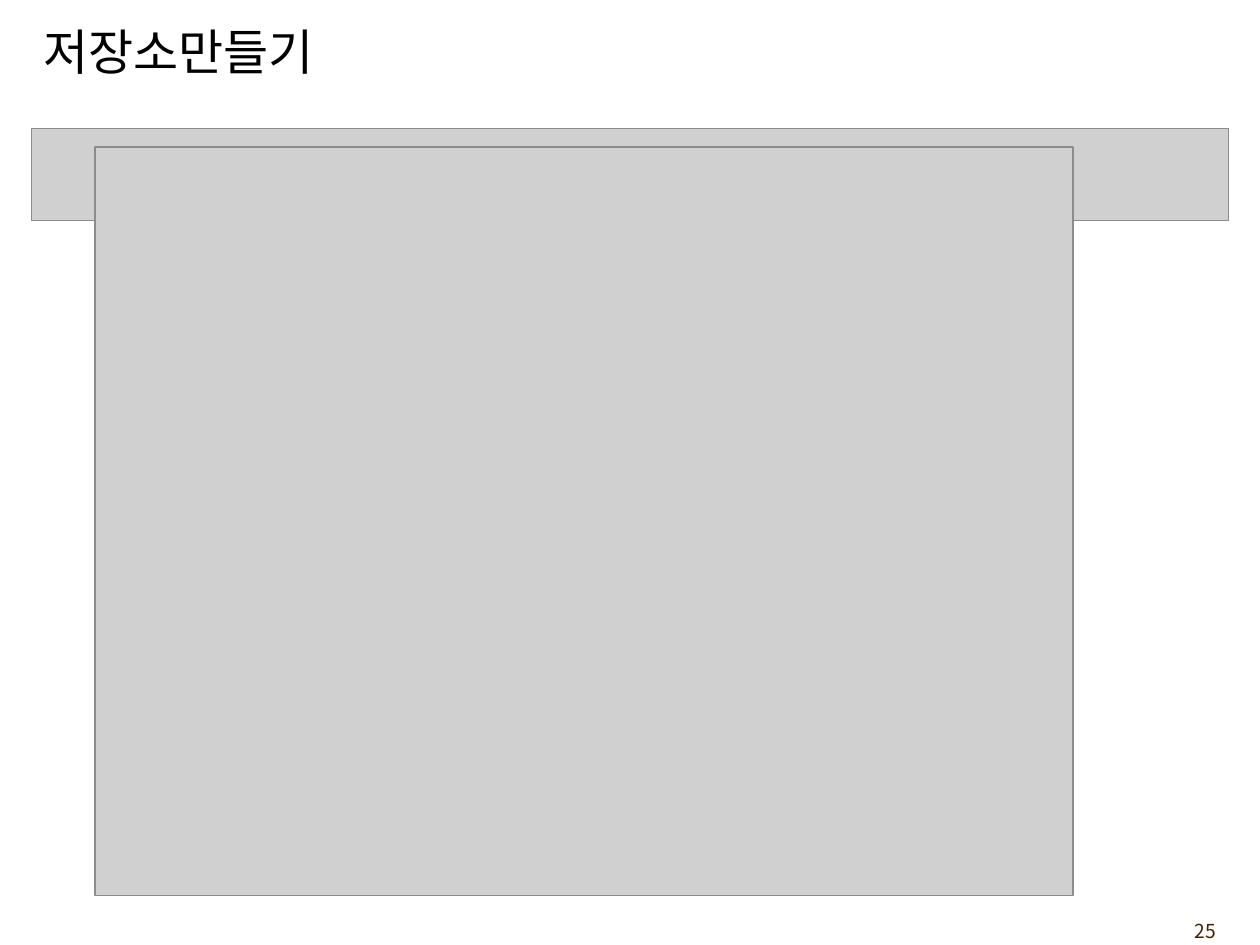
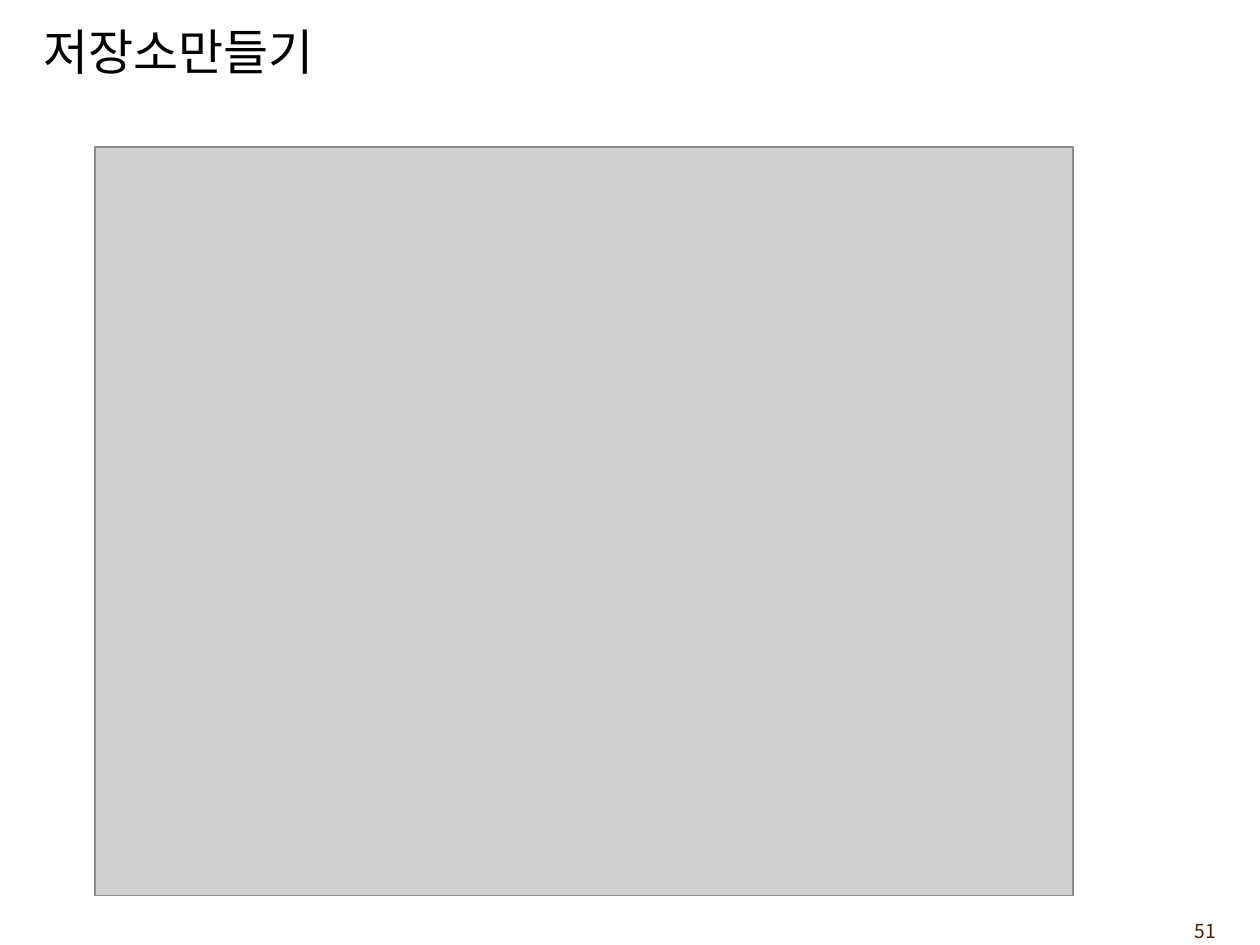
Before and after one commit to leejaegook/lecture_git, a slide deck: slide 51 of gitTeachingMaterial.ppt (slide 25 before the commit). Drawn at 1260x945 pixels with LibreOffice and Linux fonts; fonts in the diff are those of the drawing; grey boxes stand for pictures; background and template pictures are left out. Boxes give left, top, right and bottom in pixels: in the first picture for what was removed or moved away, otherwise in the second. Text is boxed around its words. In the diff, an @@ line names an element or a change of style, - is before the commit and + after.

```diff
--- a/gitTeachingMaterial.ppt
+++ b/gitTeachingMaterial.ppt
@@ picture removed at box(32, 129, 1228, 220) @@
@@ page number at box(1195, 924, 1216, 939): text changed @@
-25
+51
```
Also in this commit, not shown: 37 other slides changed, 26 slides added.
